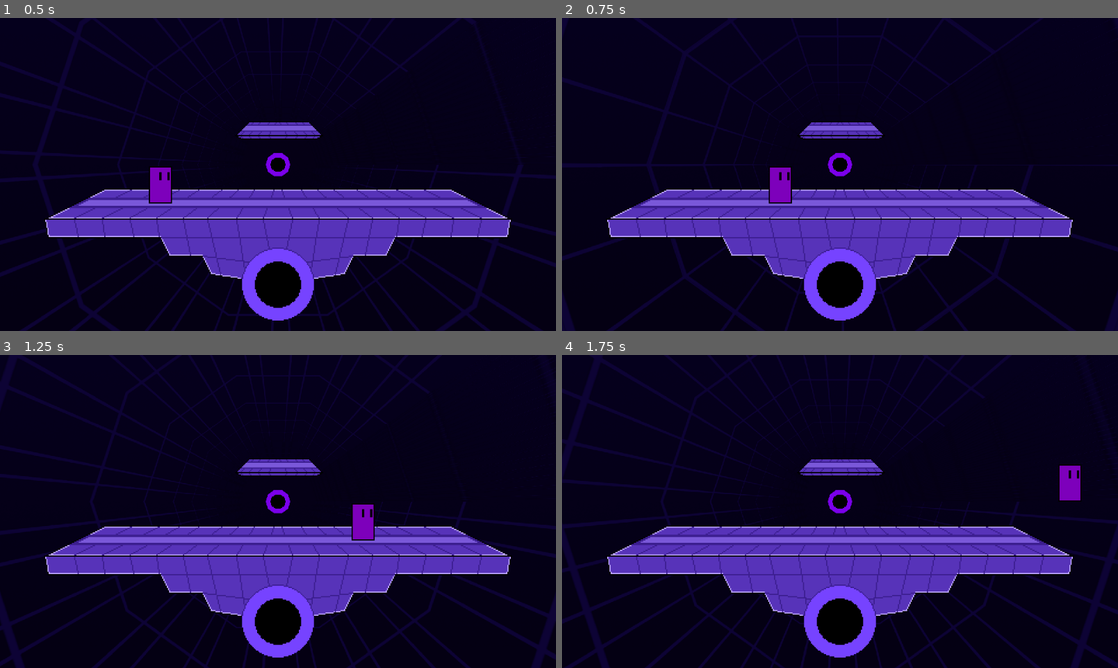
Above: before the commit, frames 1-4 (two rows, left to right).
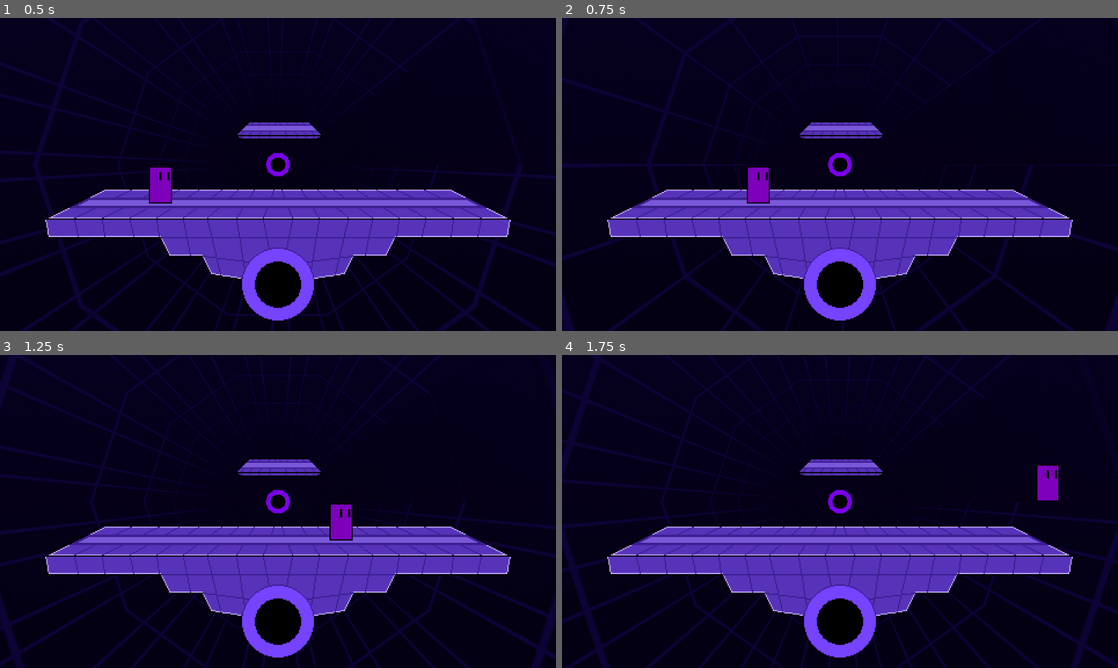
Above: after the commit, the same moments.

Repository: Logn35/SmashBox
Game: Godot game, scene res://Stages/Test Stage.tscn
Two runs of this game, one before a commit and one after it. Both use one fixed random seed, a clock stepped at 60 frames per second and the inputs below.
Inputs:
- Up to frame 1 (0.5 s): no input
- Up to frame 2 (0.75 s): hold D (moveRight) from 0.53 s (still down)
- Up to frame 3 (1.25 s): keep holding D (moveRight); tap Up (ui_up) at 0.77 s
- Up to frame 4 (1.75 s): keep holding D (moveRight); tap Up (ui_up) at 1.52 s

Frame 1 is identical in both runs. In frame 2, 0.9% of the frame differs, in the area x 33-42%, y 47-60%; in frame 3, 0.9%, in the area x 59-68%, y 47-60%; in frame 4, 0.8%.

Commit message:
smoother movement

Diff:
--- a/scripts/KinematicBody2D.gd
+++ b/scripts/KinematicBody2D.gd
@@ -1,8 +1,9 @@
 extends KinematicBody2D
 
 const up = Vector2(0, -1)
+const acceleration = 50
 const gravity = 500
-const speed = 500
+const maxspeed = 500
 const jumpHeight = -10000
 
 var motion = Vector2()
@@ -11,11 +12,11 @@
 	motion.y =+ gravity
 
 	if Input.is_action_pressed("moveRight"):
-		motion.x = speed
+		motion.x = min(motion.x+acceleration, maxspeed)
 	elif Input.is_action_pressed("moveLeft"):
-		motion.x = -speed
+		motion.x = max(motion.x-acceleration, -maxspeed)
 	else:
-		motion.x = 0
+		motion.x = lerp(motion.x, 0, 0.2)
 
 	if is_on_floor():
 		if Input.is_action_pressed("ui_up"):
